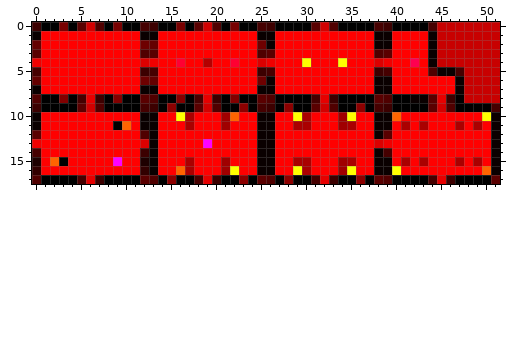
File history of a pixel-art sprite, RogueLike/graphics/rooms.png. The first picture shows the starting point.
The file is 52x18 pixels.
After:
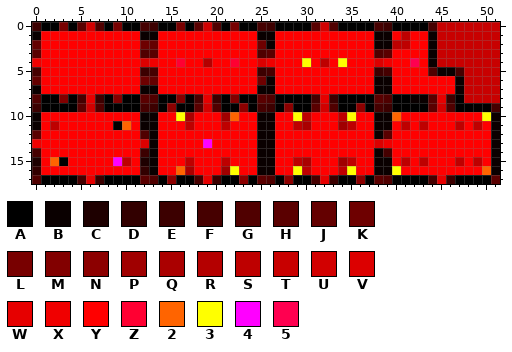
Palette (. is transparent): A #000000  B #0a0000  C #1e0000  D #320000  E #3c0000  F #460000  G #500000  H #5a0000  J #640000  K #6e0000  L #780000  M #820000  N #8c0000  P #a00000  Q #aa0000  R #b40000  S #be0000  T #c80000  U #d20000  V #dc0000  W #e60000  X #f00000  Y #ff0000  Z #ff0032  2 #ff6400  3 #ffff00  4 #ff00ff  5 #ff0050
Changes in this commit:
@@ x 30..43 @@
  0 AHUGAAAAFEAAAA
- 1 YYYYYYYYBBYYYY
- 2 YYYYYYYYBBYYYY
+ 1 YYYYYYYYBBYSYY
+ 2 YYYYYYYYBBSSYY
  3 YYYYYYYYGHYYYY
- 4 3YYY3YYYVXYY5Y
+ 4 3YSY3YYYVXYY5Y
  5 YYYYYYYYEFYYYY
@@ x 0..51 @@
  9 EAAAAHUGAAAAFEANAAHUGAANAFEANAAHUGAANAFEAAAAHUGAAAAF
-10 BYYYYYYYYYYYBBYY3QYYYP2YYBBYY3QYYYP3YYBB2YYYYYYYYY3B
-11 BYYYYYYYYA2YBBYYYQYYYPYYYBBYYQQYYYPQYYBBYQYQYYYQYQYB
+10 BYYYYYYYYYYYBBYY3QYYYP2YYBBYY3SYYYS3YYBB2YYYYYYYYY3B
+11 BYSYYYYYYA2YBBYYYSYYYSYYYBBYYSQYYYPSYYBBYSYSYYYSYSYB
 12 HYYYYYYYYYYYGBYYYYYYYYYYYBBYYYYYYYYYYYBHYYYYYYYYYYYB
@@ x 0..51 @@
 14 FYYYYYYYYYYYEBYYYYYYYYYYYBBYYYYYYYYYYYBFYYYYYYYYYYYB
-15 CY2AYYYYY4YYCBYYYQYYYPYYYBBYYQQYYYPQYYBBYQYQYYYQYQYB
-16 DYYYYYYYYYYYDBYY2QYYYP3YYBBYY3QYYYP3YYBB3YYYYYYYYY2B
+15 CY2AYYYYY4SYCBYYYSYYYSYYYBBYYSQYYYPSYYBBYSYSYYYSYSYB
+16 DYYYYYYYYYYYDBYY2QYYYP3YYBBYY3SYYYS3YYBB3YYYYYYYYY2B
 17 GAAAAFWEAAAAHGANAAFWEAANAHGANAAFWEAANAHGAAAAFWEAAAAH
